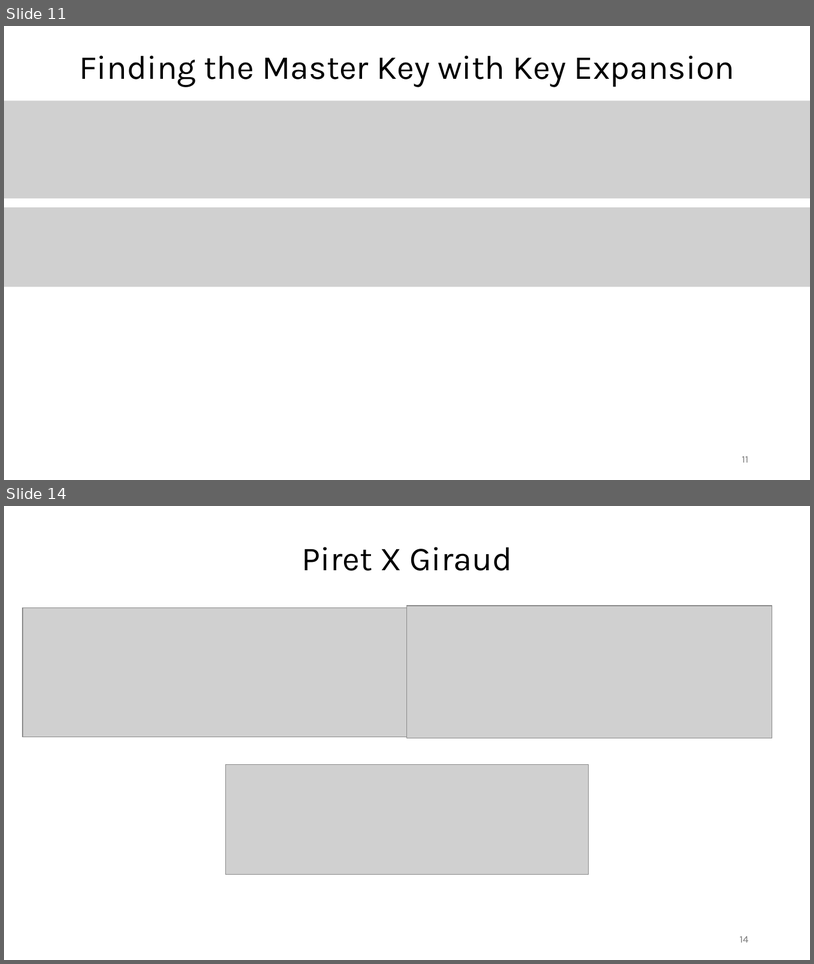
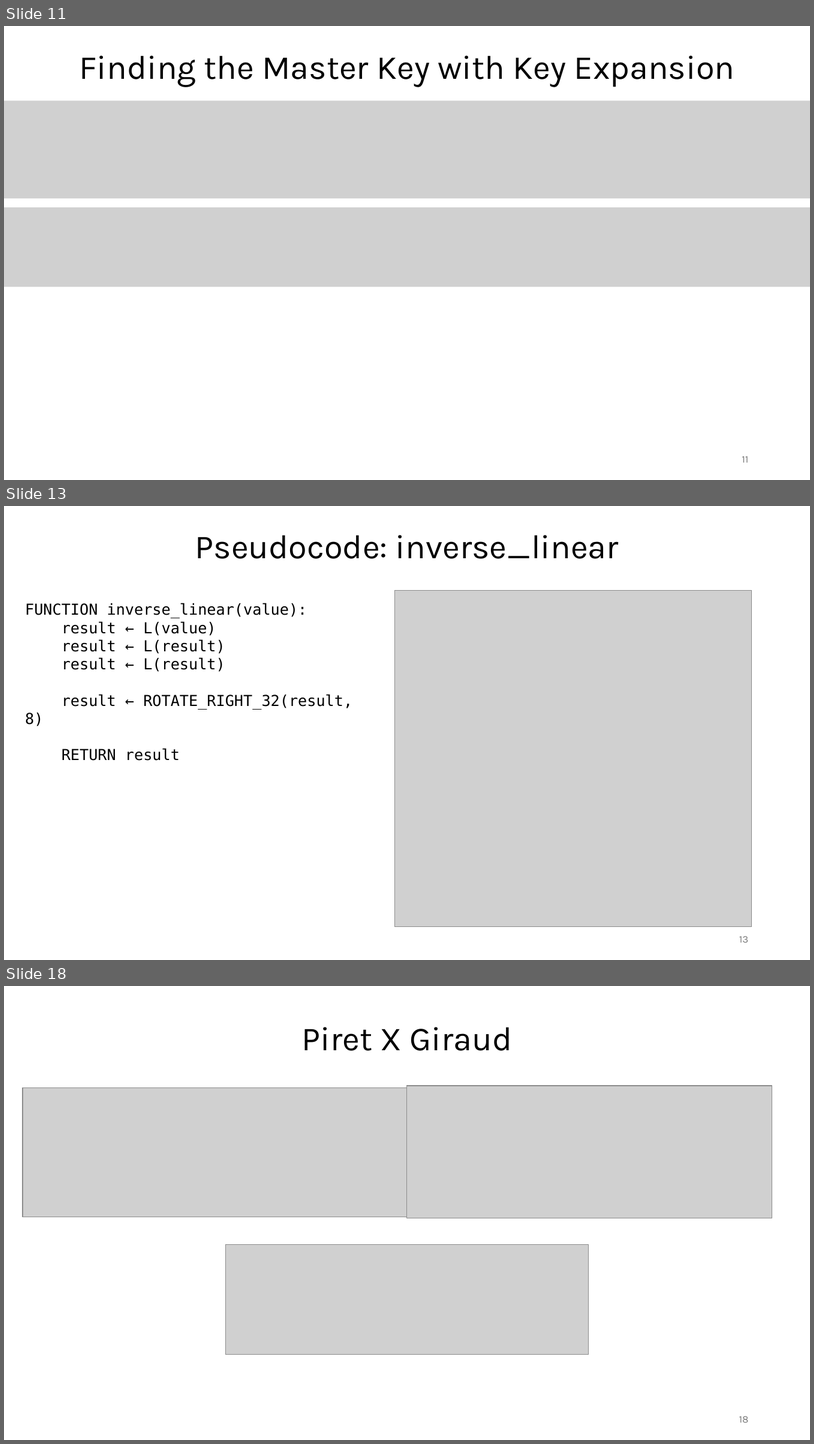
Before and after one commit to Specht1000/PFE-SM4-Fault-Injection, a slide deck: docs/Apresentation_PFE.pptx. Shown one above the other, each under a label of ours: slides 11 and 14 before the commit, slides 11, 13 and 18 after it; the slides between them are not shown. The pictures are 814x964 and 814x1444 pixels, drawn with LibreOffice and Linux fonts; fonts in the diff are those of the drawing; grey boxes stand for pictures. Boxes give left, top, right and bottom in pixels: in the first picture for what was removed or moved away, otherwise in the second. Text is boxed around its words. In the diff, an @@ line names an element or a change of style, - is before the commit and + after.

Commit message:
Slides updated with pseudocode

```diff
--- a/docs/Apresentation_PFE.pptx
+++ b/docs/Apresentation_PFE.pptx
@@ slide 13 added at <box>4,506,810,960</box>, background #FFFFFF @@
@@ text added at <box>195,535,619,559</box>, 40 pt, text #000000 @@
+Pseudocode: inverse_linear
@@ picture added at <box>395,591,752,927</box> @@
@@ text added at <box>25,603,353,726</box>, 18 pt, text #000000 @@
+FUNCTION inverse_linear(value):
+result ← L(value)
+result ← L(result)
+result ← L(result)
+result ← ROTATE_RIGHT_32(result, 8)
+RETURN result
@@ page number added at <box>740,936,749,942</box>, 12 pt, text #797979 @@
+13
@@ what was slide 14 is now slide 18 @@
@@ page number at <box>740,1416,749,1422</box>: text changed @@
-14
+18
```
Also in this commit, not shown: 5 other slides added, 2 slides removed.
